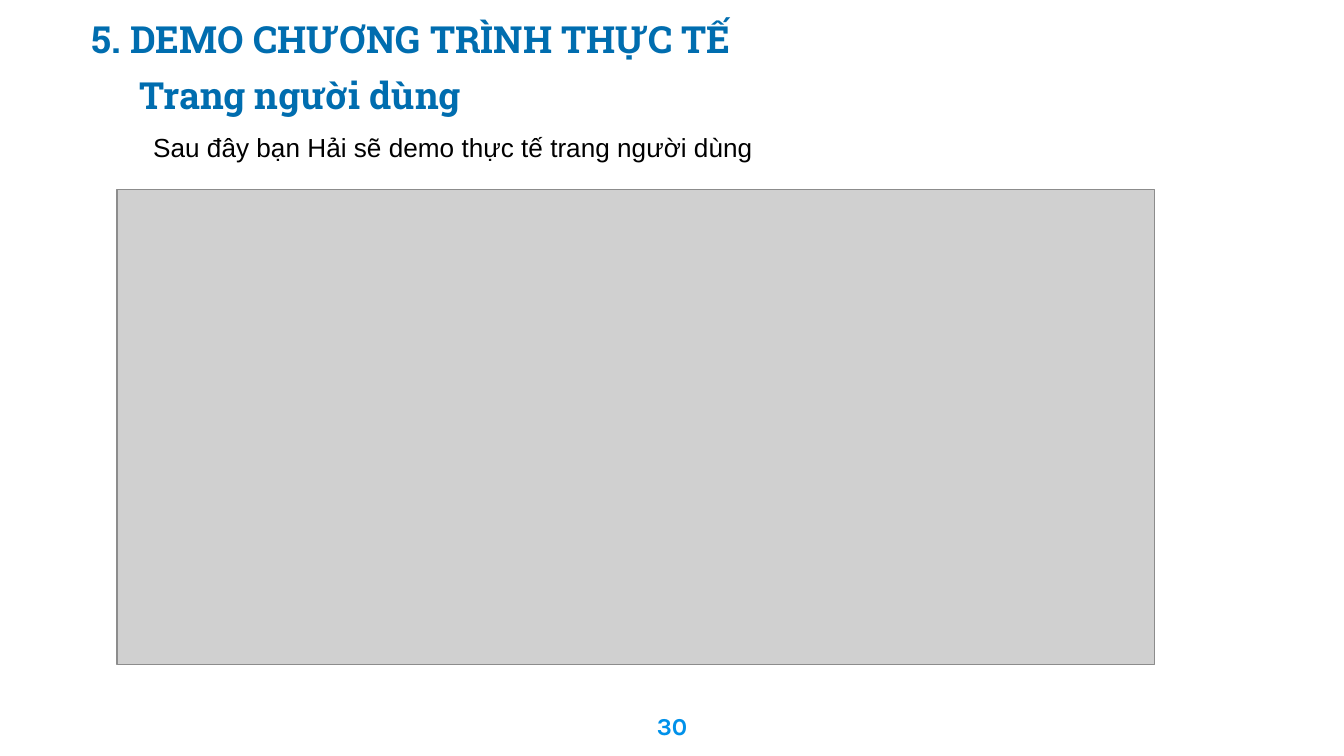
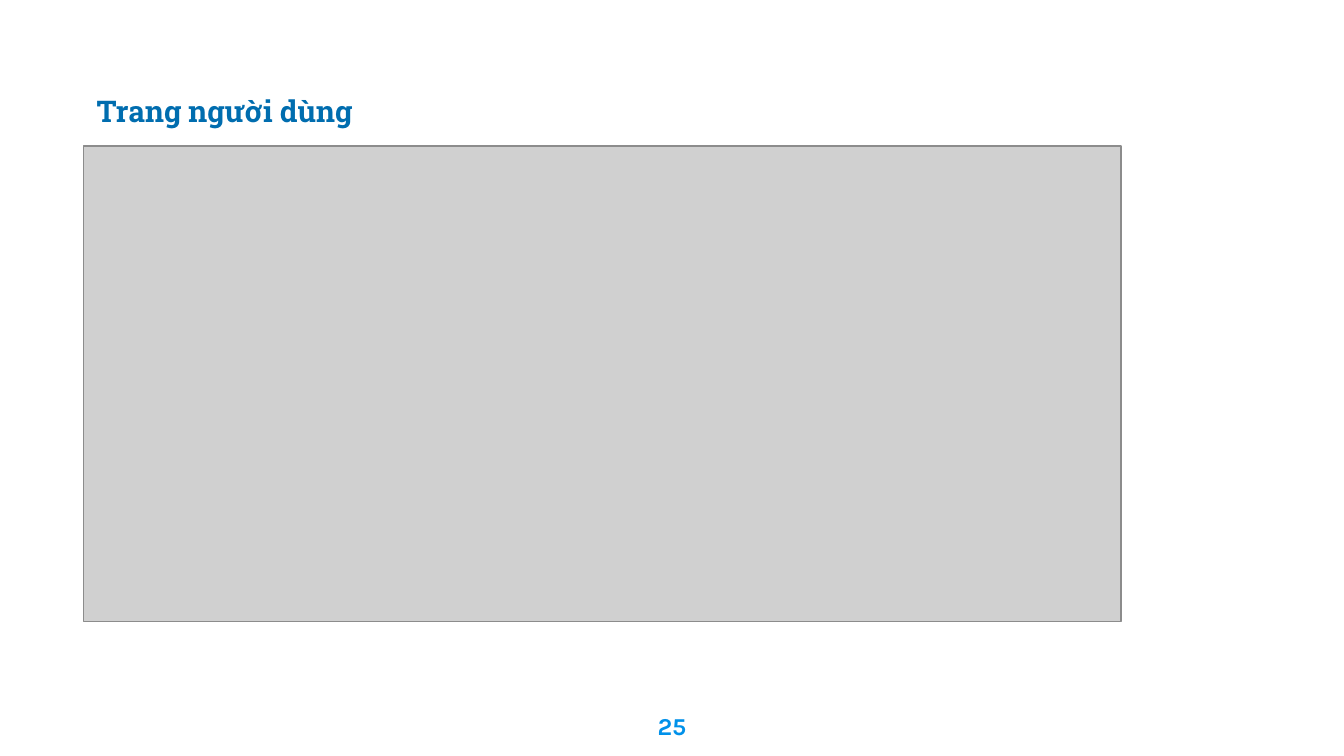
Before and after one commit to haitran2000/Ecommerce-Fashion-Website, a slide deck: slide 25 of Do An Tot Nghiep.pptx (slide 30 before the commit). Drawn at 1344x756 pixels with LibreOffice and Linux fonts; fonts in the diff are those of the drawing; grey boxes stand for pictures; background and template pictures are left out. Boxes give left, top, right and bottom in pixels: in the first picture for what was removed or moved away, otherwise in the second. Text is boxed around its words. In the diff, an @@ line names an element or a change of style, - is before the commit and + after.

```diff
--- a/Do An Tot Nghiep.pptx
+++ b/Do An Tot Nghiep.pptx
@@ text removed at [92,18,731,60] @@
-5. DEMO CHƯƠNG TRÌNH THỰC TẾ
@@ text "Trang người dùng": place and size @@
-text "Trang người dùng" at [139,80,461,117]
+text "Trang người dùng" at [97,99,352,129]
@@ text "Trang người dùng" at [97,99,352,129]: size 20 to 16 pt @@
@@ picture: place and size @@
-picture at [117,190,1154,665]
+picture at [83,146,1121,622]
@@ text removed at [153,137,752,163] @@
-Sau đây bạn Hải sẽ demo thực tế trang người dùng
@@ page number at [658,719,687,736]: text changed @@
-30
+25
```
Also in this commit, not shown: 23 other slides changed, 4 slides added, 6 slides removed.
